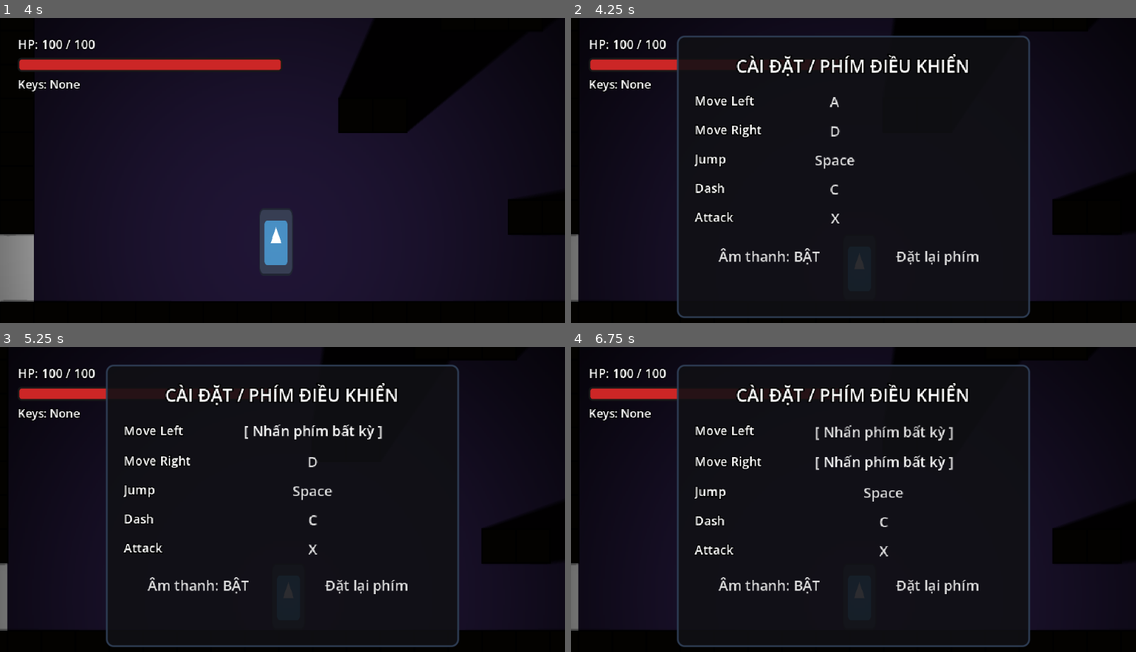
Above: before the commit, frames 1-4 (two rows, left to right).
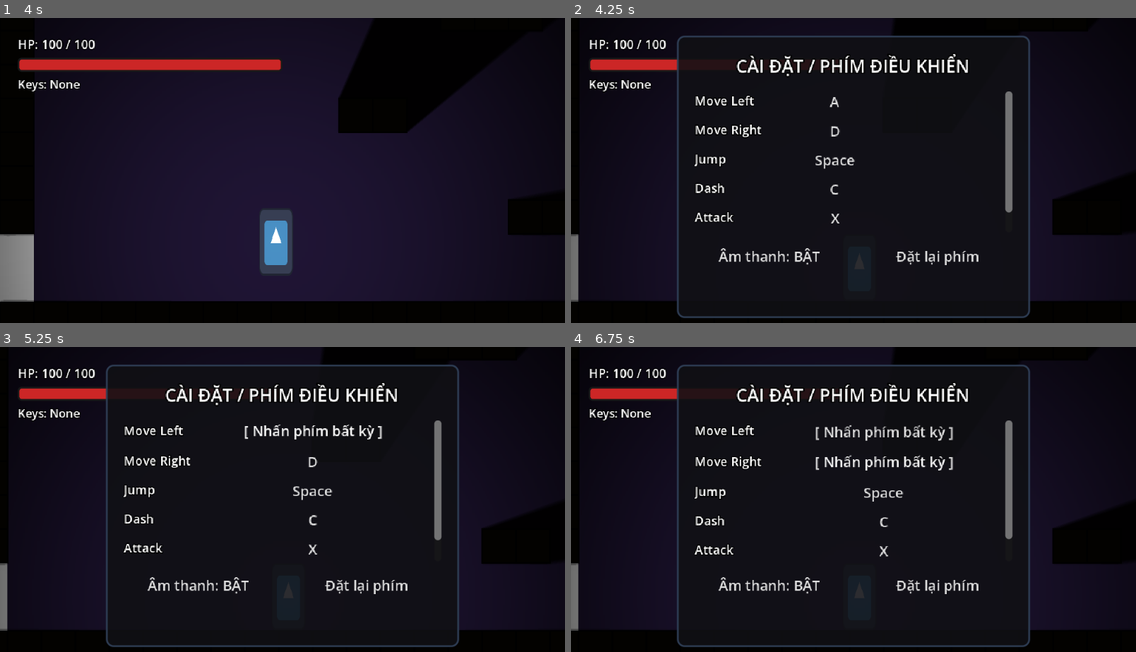
Above: after the commit, the same moments.

Repository: hikarirainbow/New-Project
Game: Godot game, scene res://scenes/levels/sandbox_level.tscn
Two runs of this game, one before a commit and one after it. Both use one fixed random seed, a clock stepped at 60 frames per second and the inputs below. The engine's default icon, where the game draws it, is replaced by a stand-in: a white triangle on a blue panel in a dark square.
Inputs:
- Up to frame 1 (4 s): tap Enter at 0.5 s; hold D (move_right) 0.53-2.03 s; tap X (attack) at 0.6, 1.35, 2.3, 2.85, 3.6 s; tap Space (jump) at 0.77, 1.52, 3.02, 3.77 s; hold A (move_left) 2.03-2.78 s; tap C (dash) at 2.1 s; hold D (move_right) from 2.78 s (still down)
- Up to frame 2 (4.25 s): keep holding D (move_right); tap Escape (ui_cancel) at 4.15 s
- Up to frame 3 (5.25 s): release D (move_right) at 4.28 s; hold A (move_left) 4.28-5 s; tap C (dash) at 4.35 s; tap Space (jump) at 4.52 s; tap X (attack) at 4.55 s; tap Alt (inventory, bound only after the commit) at 4.9 s; click "A" at 5 s
- Up to frame 4 (6.75 s): click "[ Nhấn phím bất kỳ ]" at 5.75 s; click "D" at 6.5 s

Frame 1 is identical in both runs. In frame 2, 0.5% of the frame differs, in the area x 76-79%, y 24-64%; in frame 3, 0.5%; in frame 4, 0.5%.

Commit message:
Implement toggleable inventory UI overlay with tab pages and configurable Alt key remapping

Diff:
--- a/scenes/levels/sandbox_level.tscn
+++ b/scenes/levels/sandbox_level.tscn
@@ -6,6 +6,7 @@
 [ext_resource type="PackedScene" path="res://scenes/items/dash_upgrade_item.tscn" id="4_dash_upgrade_item_tscn"]
 [ext_resource type="PackedScene" path="res://scenes/enemies/grab_enemy.tscn" id="5_grab_enemy_tscn"]
 [ext_resource type="PackedScene" path="res://scenes/ui/settings_menu.tscn" id="6_settings_menu_tscn"]
+[ext_resource type="PackedScene" path="res://scenes/ui/inventory.tscn" id="7_inventory_tscn"]
 
 [node name="SandboxLevel" type="Node2D"]
 script = ExtResource("0_level_gd")
@@ -13,6 +14,8 @@
 [node name="HUD" parent="." instance=ExtResource("2_hud_tscn")]
 
 [node name="SettingsMenu" parent="." instance=ExtResource("6_settings_menu_tscn")]
+
+[node name="Inventory" parent="." instance=ExtResource("7_inventory_tscn")]
 
 [node name="Player" parent="." instance=ExtResource("1_player_tscn")]
 position = Vector2(160, 576)
--- /dev/null
+++ b/scenes/ui/inventory.gd
@@ -0,0 +1,109 @@
+extends CanvasLayer
+
+@onready var control_node = $Control
+@onready var panel_node = $Control/Panel
+@onready var map_button = $Control/Panel/MarginContainer/VBoxContainer/TabHeader/MapButton
+@onready var items_button = $Control/Panel/MarginContainer/VBoxContainer/TabHeader/ItemsButton
+@onready var map_page = $Control/Panel/MarginContainer/VBoxContainer/ContentContainer/MapPage
+@onready var items_page = $Control/Panel/MarginContainer/VBoxContainer/ContentContainer/ItemsPage
+
+var is_open = false
+var active_tab = 0 # 0 = Map, 1 = Items
+
+func _ready():
+	# Đảm bảo UI hoạt động ngay cả khi game đang bị pause
+	process_mode = PROCESS_MODE_ALWAYS
+	control_node.visible = false
+
+	# Kết nối sự kiện bấm nút chuyển đổi Tab
+	map_button.pressed.connect(func(): switch_tab(0))
+	items_button.pressed.connect(func(): switch_tab(1))
+
+	# Khởi tạo style và thiết lập trạng thái mặc định
+	_setup_styles()
+	switch_tab(0)
+
+func _input(event):
+	# Nhấn phím 'inventory' để đóng/mở hành trang
+	if Input.is_action_just_pressed("inventory"):
+		var settings = get_tree().current_scene.get_node_or_null("SettingsMenu")
+		if settings and settings.is_open:
+			return # Không cho phép mở nếu menu cài đặt đang mở
+		toggle_inventory()
+		get_viewport().set_input_as_handled()
+
+	# Nhấn ESC để đóng hành trang nếu nó đang mở
+	elif Input.is_action_just_pressed("ui_cancel") and is_open:
+		toggle_inventory()
+		get_viewport().set_input_as_handled()
+
+func toggle_inventory():
+	is_open = !is_open
+	control_node.visible = is_open
+	get_tree().paused = is_open # Dừng/Chạy game
+
+	if is_open:
+		Input.mouse_mode = Input.MOUSE_MODE_VISIBLE
+
+		# Hiệu ứng mượt mà (Tween scale nhẹ khi mở ra)
+		panel_node.scale = Vector2(0.95, 0.95)
+		panel_node.pivot_offset = panel_node.size * 0.5
+		var tween = create_tween()
+		tween.tween_property(panel_node, "scale", Vector2(1.0, 1.0), 0.15).set_trans(Tween.TRANS_SINE).set_ease(Tween.EASE_OUT)
+	else:
+		Input.mouse_mode = Input.MOUSE_MODE_CAPTURED
+
+func switch_tab(tab_index: int):
+	active_tab = tab_index
+	map_page.visible = (tab_index == 0)
+	items_page.visible = (tab_index == 1)
+
+	# Cập nhật hiển thị giao diện Tab header
+	_update_tab_headers()
+
+func _update_tab_headers():
+	# Style cho nút được chọn (vẽ gạch dưới màu trắng)
+	var style_active = StyleBoxFlat.new()
+	style_active.bg_color = Color(0, 0, 0, 0)
+	style_active.border_width_bottom = 2
+	style_active.border_color = Color(1.0, 1.0, 1.0, 0.9)
+
+	# Style cho nút không được chọn (trong suốt hoàn toàn)
+	var style_inactive = StyleBoxFlat.new()
+	style_inactive.bg_color = Color(0, 0, 0, 0)
+
+	map_button.add_theme_stylebox_override("normal", style_active if active_tab == 0 else style_inactive)
+	items_button.add_theme_stylebox_override("normal", style_active if active_tab == 1 else style_inactive)
+
+	# Đổi màu font chữ
+	map_button.add_theme_color_override("font_color", Color(1, 1, 1) if active_tab == 0 else Color(0.6, 0.6, 0.6))
+	items_button.add_theme_color_override("font_color", Color(1, 1, 1) if active_tab == 1 else Color(0.6, 0.6, 0.6))
+
+func _setup_styles():
+	# Thiết lập StyleBoxFlat cho Panel (Giao diện đen Acrylic viền trắng)
+	var style_panel = StyleBoxFlat.new()
+	style_panel.bg_color = Color(0.04, 0.04, 0.05, 0.9) # Nền đen mờ 90% opacity
+	style_panel.border_width_left = 1
+	style_panel.border_width_top = 1
+	style_panel.border_width_right = 1
+	style_panel.border_width_bottom = 1
+	style_panel.border_color = Color(1.0, 1.0, 1.0, 0.8) # Viền trắng tinh tế
+	style_panel.corner_radius_top_left = 6
+	style_panel.corner_radius_top_right = 6
+	style_panel.corner_radius_bottom_right = 6
+	style_panel.corner_radius_bottom_left = 6
+	panel_node.add_theme_stylebox_override("panel", style_panel)
+
+	# Style hover cho tab button
+	var style_hover = StyleBoxFlat.new()
+	style_hover.bg_color = Color(0, 0, 0, 0)
+	style_hover.border_width_bottom = 1
+	style_hover.border_color = Color(1.0, 1.0, 1.0, 0.4)
+
+	var style_focus = StyleBoxEmpty.new()
+
+	for btn in [map_button, items_button]:
+		btn.flat = true
+		btn.add_theme_stylebox_override("hover", style_hover)
+		btn.add_theme_stylebox_override("focus", style_focus)
+		btn.add_theme_font_size_override("font_size", 12)
--- /dev/null
+++ b/scenes/ui/inventory.tscn
@@ -0,0 +1,114 @@
+[gd_scene load_steps=2 format=3 uid="uid://c5y7h8d3p9"]
+
+[ext_resource type="Script" path="res://scenes/ui/inventory.gd" id="1_inventory_gd"]
+
+[node name="Inventory" type="CanvasLayer"]
+process_mode = 3
+layer = 4
+script = ExtResource("1_inventory_gd")
+
+[node name="Control" type="Control" parent="."]
+layout_mode = 3
+anchors_preset = 15
+anchor_right = 1.0
+anchor_bottom = 1.0
+grow_horizontal = 2
+grow_vertical = 2
+
+[node name="Panel" type="Panel" parent="Control"]
+custom_minimum_size = Vector2(512, 288)
+layout_mode = 1
+anchors_preset = 8
+anchor_left = 0.5
+anchor_top = 0.5
+anchor_right = 0.5
+anchor_bottom = 0.5
+offset_left = -256.0
+offset_top = -144.0
+offset_right = 256.0
+offset_bottom = 144.0
+grow_horizontal = 2
+grow_vertical = 2
+
+[node name="MarginContainer" type="MarginContainer" parent="Control/Panel"]
+layout_mode = 1
+anchors_preset = 15
+anchor_right = 1.0
+anchor_bottom = 1.0
+grow_horizontal = 2
+grow_vertical = 2
+theme_override_constants/margin_left = 16
+theme_override_constants/margin_top = 16
+theme_override_constants/margin_right = 16
+theme_override_constants/margin_bottom = 16
+
+[node name="VBoxContainer" type="VBoxContainer" parent="Control/Panel/MarginContainer"]
+layout_mode = 2
+theme_override_constants/separation = 10
+
+[node name="TabHeader" type="HBoxContainer" parent="Control/Panel/MarginContainer/VBoxContainer"]
+layout_mode = 2
+theme_override_constants/separation = 20
+alignment = 1
+
+[node name="MapButton" type="Button" parent="Control/Panel/MarginContainer/VBoxContainer/TabHeader"]
+layout_mode = 2
+text = "BẢN ĐỒ"
+flat = true
+
+[node name="ItemsButton" type="Button" parent="Control/Panel/MarginContainer/VBoxContainer/TabHeader"]
+layout_mode = 2
+text = "TRANG BỊ & VẬT PHẨM"
+flat = true
+
+[node name="HSeparator" type="HSeparator" parent="Control/Panel/MarginContainer/VBoxContainer"]
+layout_mode = 2
+
+[node name="ContentContainer" type="Control" parent="Control/Panel/MarginContainer/VBoxContainer"]
+layout_mode = 2
+size_flags_vertical = 3
+
+[node name="MapPage" type="Control" parent="Control/Panel/MarginContainer/VBoxContainer/ContentContainer"]
+layout_mode = 1
+anchors_preset = 15
+anchor_right = 1.0
+anchor_bottom = 1.0
+grow_horizontal = 2
+grow_vertical = 2
+
+[node name="CenterContainer" type="CenterContainer" parent="Control/Panel/MarginContainer/VBoxContainer/ContentContainer/MapPage"]
+layout_mode = 1
+anchors_preset = 15
+anchor_right = 1.0
+anchor_bottom = 1.0
+grow_horizontal = 2
+grow_vertical = 2
+
+[node name="Label" type="Label" parent="Control/Panel/MarginContainer/VBoxContainer/ContentContainer/MapPage/CenterContainer"]
+layout_mode = 2
+theme_override_colors/font_color = Color(0.8, 0.8, 0.8, 0.8)
+theme_override_font_sizes/font_size = 14
+text = "[ BẢN ĐỒ KHU VỰC - CHƯA SẴN SÀNG ]"
+
+[node name="ItemsPage" type="Control" parent="Control/Panel/MarginContainer/VBoxContainer/ContentContainer"]
+visible = false
+layout_mode = 1
+anchors_preset = 15
+anchor_right = 1.0
+anchor_bottom = 1.0
+grow_horizontal = 2
+grow_vertical = 2
+
+[node name="CenterContainer" type="CenterContainer" parent="Control/Panel/MarginContainer/VBoxContainer/ContentContainer/ItemsPage"]
+layout_mode = 1
+anchors_preset = 15
+anchor_right = 1.0
+anchor_bottom = 1.0
+grow_horizontal = 2
+grow_vertical = 2
+
+[node name="Label" type="Label" parent="Control/Panel/MarginContainer/VBoxContainer/ContentContainer/ItemsPage/CenterContainer"]
+layout_mode = 2
+theme_override_colors/font_color = Color(0.8, 0.8, 0.8, 0.8)
+theme_override_font_sizes/font_size = 14
+text = "[ HÀNH TRANG & TRANG BỊ - CHƯA CÓ VẬT PHẨM ]"
--- a/scenes/ui/settings_menu.gd
+++ b/scenes/ui/settings_menu.gd
@@ -24,6 +24,9 @@
 func _input(event):
 	# Nhấn ESC để đóng/mở menu cài đặt
 	if Input.is_action_just_pressed("ui_cancel"):
+		var inventory = get_tree().current_scene.get_node_or_null("Inventory")
+		if inventory and inventory.is_open:
+			return
 		toggle_menu()
 
 	# Nếu đang chờ nhập phím để thay đổi nút
--- a/scripts/input_manager.gd
+++ b/scripts/input_manager.gd
@@ -8,7 +8,8 @@
 	"move_right": KEY_D,
 	"jump": KEY_SPACE,
 	"dash": KEY_C,
-	"attack": KEY_X
+	"attack": KEY_X,
+	"inventory": KEY_ALT
 }
 
 var current_controls = {}
Not shown: 1 places in scenes/levels/sandbox_level.tscn that only renumber resources
